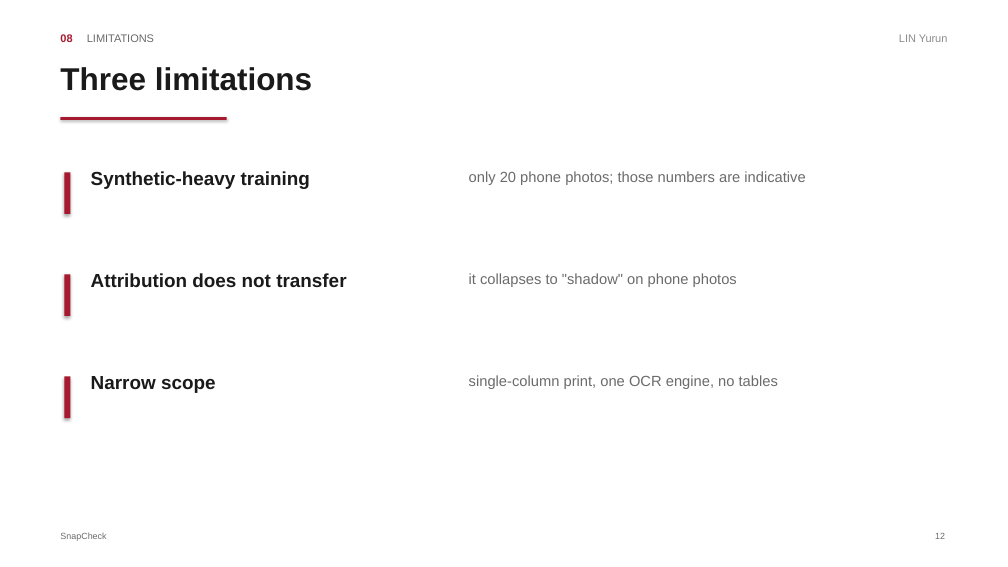
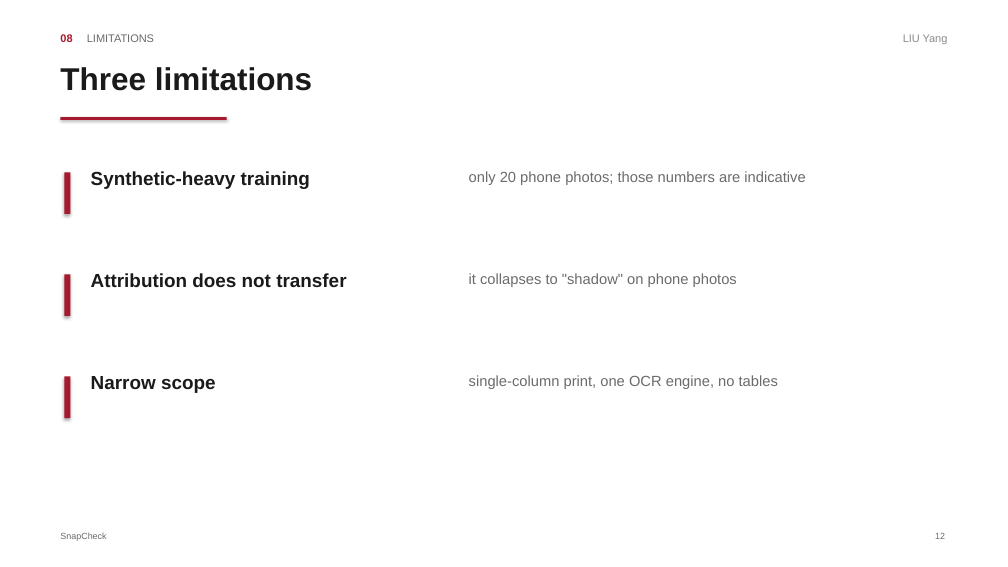
Before and after one commit to n0thing0717zkj-code/CDT501_SnapCheck, a slide deck: slide 12 of docs/CDT501_SnapCheck_Slides.pptx. Drawn at 1008x567 pixels with LibreOffice and Linux fonts; fonts in the diff are those of the drawing. Boxes give left, top, right and bottom in pixels: in the first picture for what was removed or moved away, otherwise in the second. Text is boxed around its words. In the diff, an @@ line names an element or a change of style, - is before the commit and + after.

```diff
--- a/docs/CDT501_SnapCheck_Slides.pptx
+++ b/docs/CDT501_SnapCheck_Slides.pptx
@@ text at (x1=903, y1=34, x2=948, y2=44): text changed @@
-LIN Yurun
+LIU Yang
```
Also in this commit, not shown: 4 other slides changed, 4 other files.
